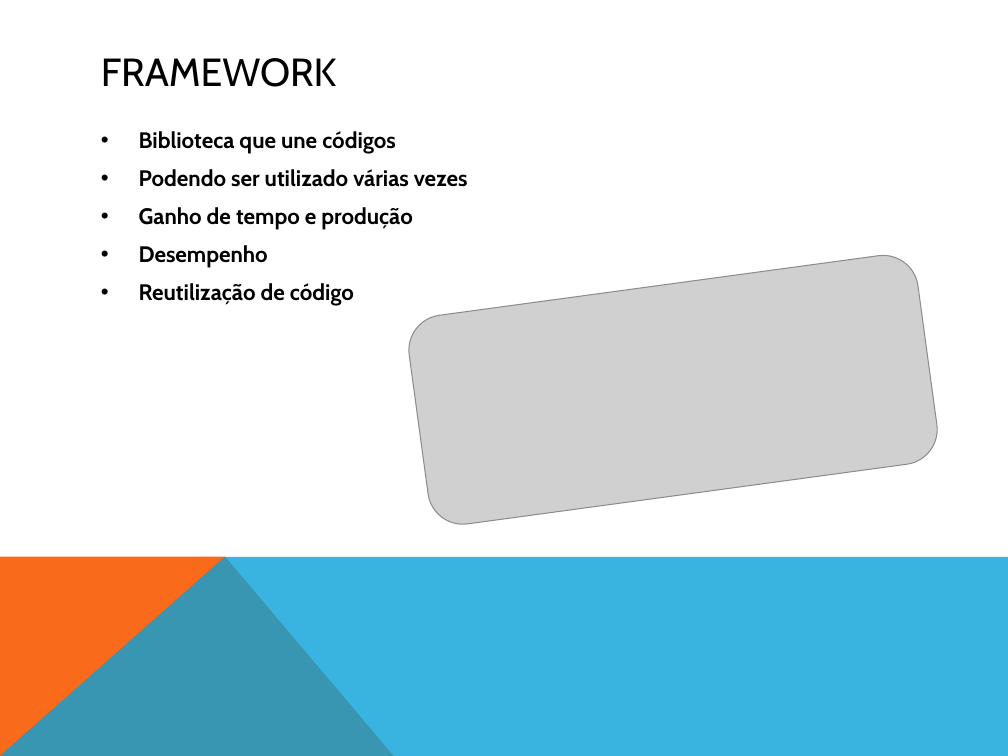
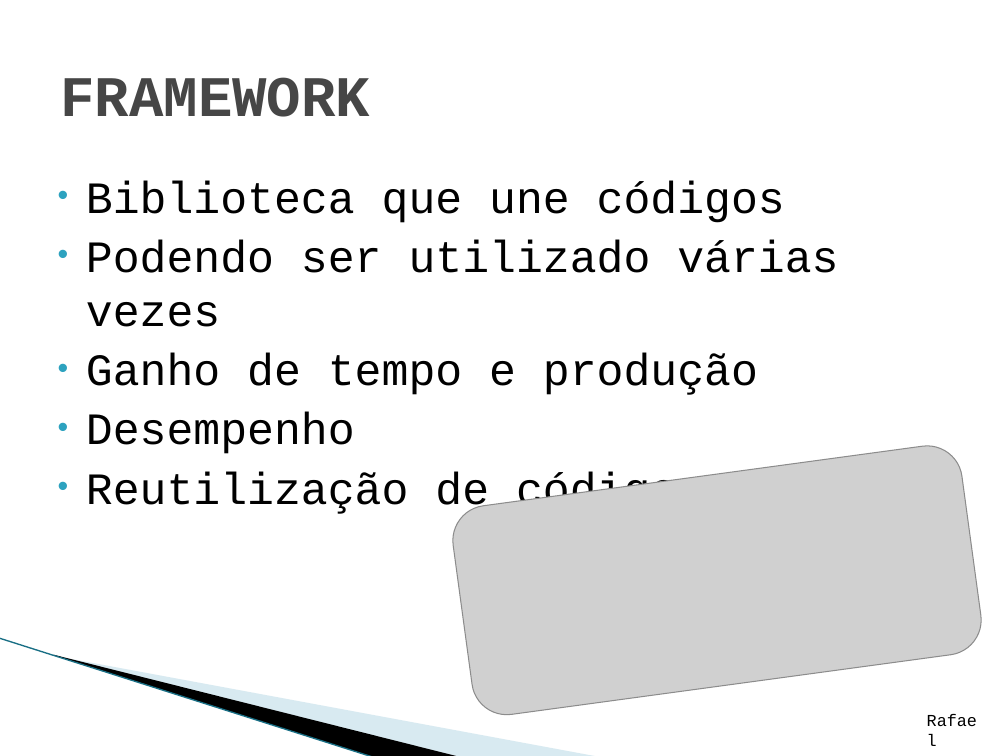
Before and after one commit to WeslleySanto/UNIP-CC, a slide deck: slide 6 of TCC/apresentação-tcc.pptx. Drawn at 1008x756 pixels with LibreOffice and Linux fonts; fonts in the diff are those of the drawing; grey boxes stand for pictures; background and template pictures are left out. Boxes give left, top, right and bottom in pixels: in the first picture for what was removed or moved away, otherwise in the second. Text is boxed around its words. In the diff, an @@ line names an element or a change of style, - is before the commit and + after.

```diff
--- a/TCC/apresentação-tcc.pptx
+++ b/TCC/apresentação-tcc.pptx
@@ title "FRAMEWORK": place and size @@
-title "FRAMEWORK" at (101,58,336,87)
+title "FRAMEWORK" at (60,77,370,117)
@@ title "FRAMEWORK" at (60,77,370,117): size 28 to 41 pt, font Cabin to Courier New, text colour #000000 to #464646, bold on @@
@@ text "Biblioteca que une códigos": place and size @@
-text "Biblioteca que une códigos" at (139,131,468,306)
+text "Biblioteca que une códigos" at (86,181,838,517)
@@ text "Biblioteca que une códigos" at (86,181,838,517): size 16 to 32 pt, font Cabin to Courier New, bold off; indent changed; less space between paragraphs @@
@@ picture: place and size @@
-picture at (405,251,941,528)
+picture at (449,441,986,719)
@@ freeform shape removed at (0,556,1008,756) @@
@@ line added from (0, 638) to (374, 756), #97C5D8 0.95 pt @@
@@ freeform shape: place and size @@
-freeform shape at (0,556,394,756)
+freeform shape at (53,654,461,756)
@@ freeform shape at (53,654,461,756): fill #F96A1B to #000000 @@
@@ freeform shape added at (55,655,600,756), fill #A0CBDC at 40% opacity @@
@@ text added at (916,705,987,735), 12 pt, text #000000 @@
+Rafael
```
Also in this commit, not shown: 16 other slides changed, 6 slides added, 1 slide removed.
